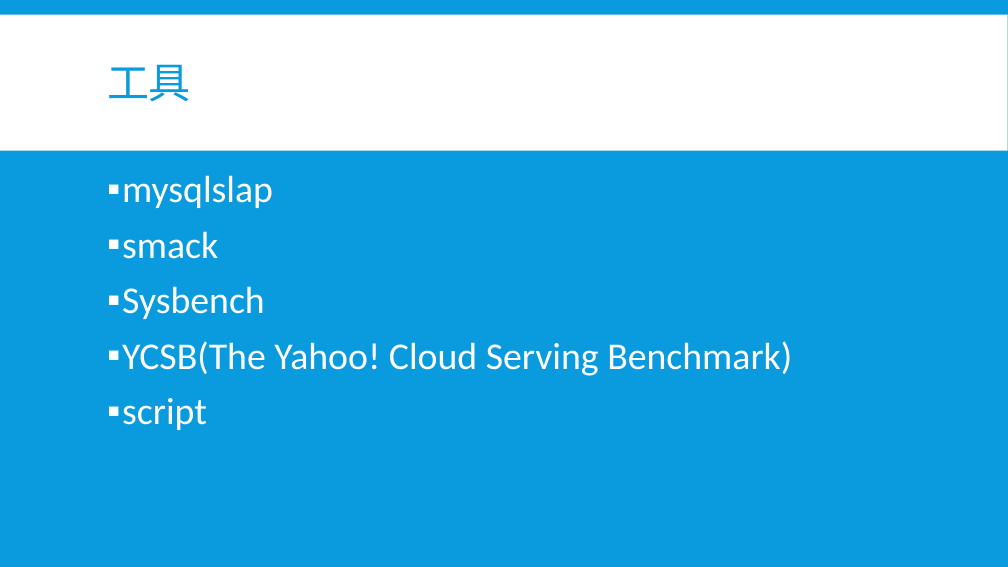
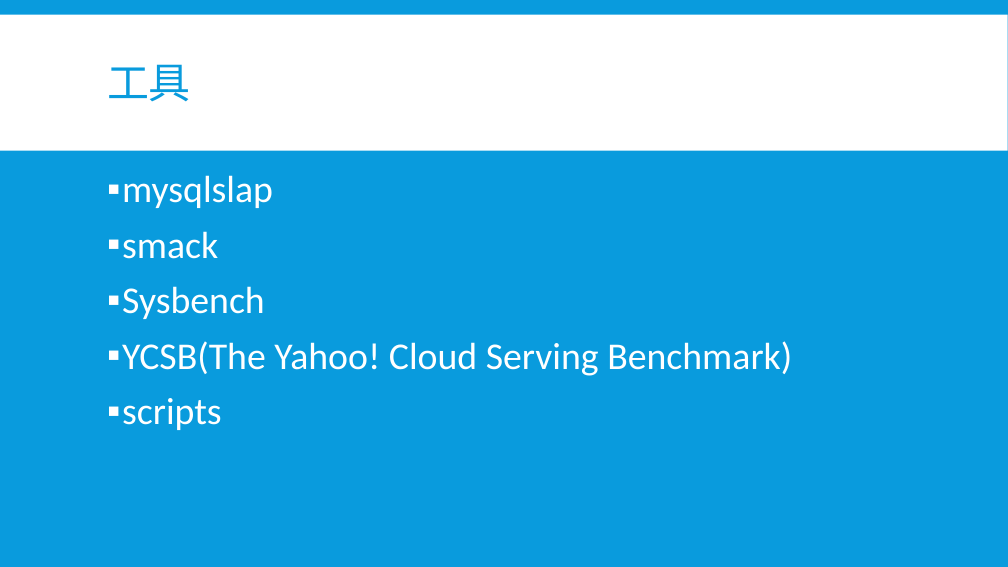
Before and after one commit to b4ubles/PCBNS, a slide deck: slide 6 of doc/NoSQL vs SQL.pptx. Drawn at 1008x567 pixels with LibreOffice and Linux fonts; fonts in the diff are those of the drawing. Boxes give left, top, right and bottom in pixels: in the first picture for what was removed or moved away, otherwise in the second. Text is boxed around its words. In the diff, an @@ line names an element or a change of style, - is before the commit and + after.

```diff
--- a/doc/NoSQL vs SQL.pptx
+++ b/doc/NoSQL vs SQL.pptx
@@ text at [122,398,222,430]: text changed @@
-▪ script
+▪ scripts
```
Also in this commit, not shown: 13 other slides changed, 6 slides added, 5 slides removed.
